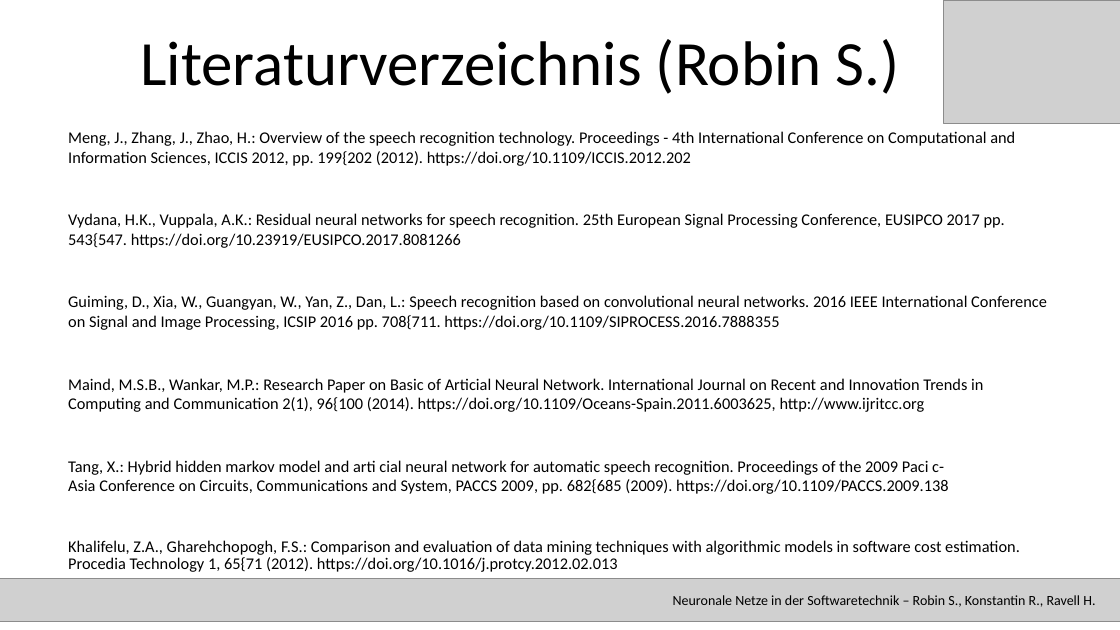
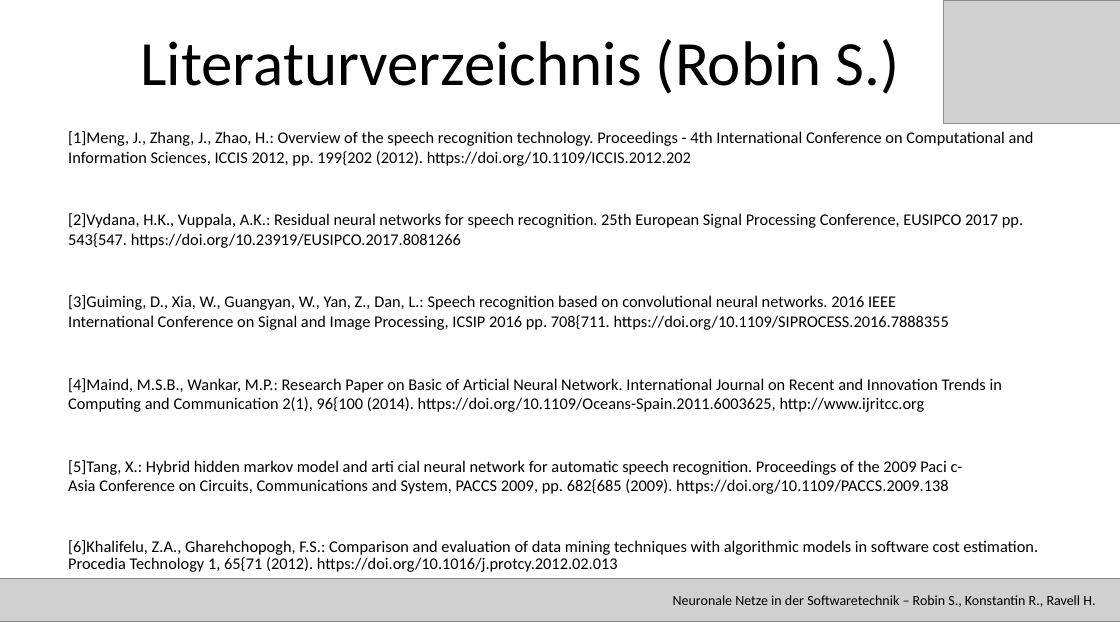
Before and after one commit to RavellHeerdegen/SATElite, a slide deck: slide 36 of SATPräsiMitBezeichnerUndRefs.pptx (slide 35 before the commit). Drawn at 1120x630 pixels with LibreOffice and Linux fonts; fonts in the diff are those of the drawing; grey boxes stand for pictures. Boxes give left, top, right and bottom in pixels: in the first picture for what was removed or moved away, otherwise in the second. Text is boxed around its words. In the diff, an @@ line names an element or a change of style, - is before the commit and + after.

```diff
--- a/SATPräsiMitBezeichnerUndRefs.pptx
+++ b/SATPräsiMitBezeichnerUndRefs.pptx
@@ subtitle at [68, 131, 1038, 572]: text changed @@
-Meng, J., Zhang, J., Zhao, H.: Overview of the speech recognition technology. Proceedings - 4th International Conference on Computational and Information Sciences, ICCIS 2012, pp. 199{202 (2012). https://doi.org/10.1109/ICCIS.2012.202
-Vydana, H.K., Vuppala, A.K.: Residual neural networks for speech recognition. 25th European Signal Processing Conference, EUSIPCO 2017 pp. 543{547. https://doi.org/10.23919/EUSIPCO.2017.8081266
-Guiming, D., Xia, W., Guangyan, W., Yan, Z., Dan, L.: Speech recognition based on convolutional neural networks. 2016 IEEE International Conference on Signal and Image Processing, ICSIP 2016 pp. 708{711. https://doi.org/10.1109/SIPROCESS.2016.7888355
-Maind, M.S.B., Wankar, M.P.: Research Paper on Basic of Articial Neural Network. International Journal on Recent and Innovation Trends in Computing and Communication 2(1), 96{100 (2014). https://doi.org/10.1109/Oceans-Spain.2011.6003625, http://www.ijritcc.org
-Tang, X.: Hybrid hidden markov model and arti cial neural network for automatic speech recognition. Proceedings of the 2009 Paci c-Asia Conference on Circuits, Communications and System, PACCS 2009, pp. 682{685 (2009). https://doi.org/10.1109/PACCS.2009.138
-Khalifelu, Z.A., Gharehchopogh, F.S.: Comparison and evaluation of data mining techniques with algorithmic models in software cost estimation. Procedia Technology 1, 65{71 (2012). https://doi.org/10.1016/j.protcy.2012.02.013
+[1]Meng, J., Zhang, J., Zhao, H.: Overview of the speech recognition technology. Proceedings - 4th International Conference on Computational and Information Sciences, ICCIS 2012, pp. 199{202 (2012). https://doi.org/10.1109/ICCIS.2012.202
+[2]Vydana, H.K., Vuppala, A.K.: Residual neural networks for speech recognition. 25th European Signal Processing Conference, EUSIPCO 2017 pp. 543{547. https://doi.org/10.23919/EUSIPCO.2017.8081266
+[3]Guiming, D., Xia, W., Guangyan, W., Yan, Z., Dan, L.: Speech recognition based on convolutional neural networks. 2016 IEEE International Conference on Signal and Image Processing, ICSIP 2016 pp. 708{711. https://doi.org/10.1109/SIPROCESS.2016.7888355
+[4]Maind, M.S.B., Wankar, M.P.: Research Paper on Basic of Articial Neural Network. International Journal on Recent and Innovation Trends in Computing and Communication 2(1), 96{100 (2014). https://doi.org/10.1109/Oceans-Spain.2011.6003625, http://www.ijritcc.org
+[5]Tang, X.: Hybrid hidden markov model and arti cial neural network for automatic speech recognition. Proceedings of the 2009 Paci c-Asia Conference on Circuits, Communications and System, PACCS 2009, pp. 682{685 (2009). https://doi.org/10.1109/PACCS.2009.138
+[6]Khalifelu, Z.A., Gharehchopogh, F.S.: Comparison and evaluation of data mining techniques with algorithmic models in software cost estimation. Procedia Technology 1, 65{71 (2012). https://doi.org/10.1016/j.protcy.2012.02.013
```
Also in this commit, not shown: 16 other slides changed, 1 slide added.
